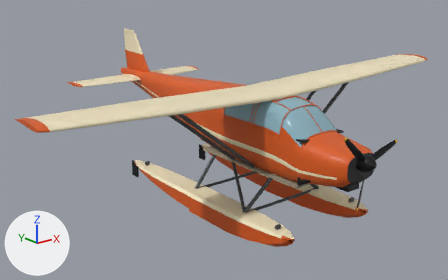
The glTF model public/models/seaplane/Petrel.glb as it was, and as the next commit left it.
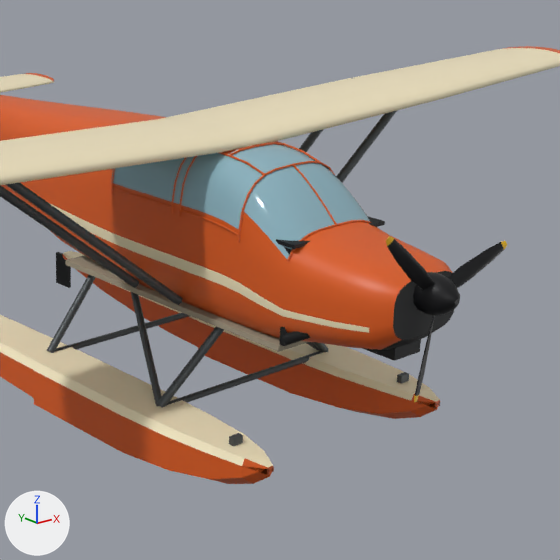
Old and new are each drawn whole from a 50 mm lens placed at (-9.74, -11.36, 6.43), pointed at (-0.01, 0.81, 1.57) and again close up on the part from 39% to 94% of the width and 12% to 100% of the height. Lighting does not change. The marker at lower left points along +X, +Y and +Z. The first two pictures are the older version. Vertices at exactly the same position are counted once.

The scene before the commit, as lines of its bpy script (objects in view):
```python
me_floatl = bpy.data.meshes.new('FloatL')
me_floatl.from_pydata(...)  # 143 vertices, 270 faces; spans x 0.85..1.55, y -3.02..3.54, z 0.0..0.7
# faces by material slot: [166, 68, 12, 24]
me_floatl.materials.append(mat_seaplanejade)  # orange #db5c19
me_floatl.materials.append(mat_seaplanecream)  # beige #f2e5c2
me_floatl.materials.append(mat_seaplanedark)  # black #141719
me_floatl.materials.append(mat_seaplanestrut)  # dark grey #525759
me_floatr = bpy.data.meshes.new('FloatR')
me_floatr.from_pydata(...)  # 143 vertices, 270 faces; spans x -1.55..-0.85, y -3.02..3.54, z 0.0..0.7
# faces by material slot: [166, 68, 12, 24]
me_floatr.materials.append(mat_seaplanejade)  # orange #db5c19
me_floatr.materials.append(mat_seaplanecream)  # beige #f2e5c2
me_floatr.materials.append(mat_seaplanedark)  # black #141719
me_floatr.materials.append(mat_seaplanestrut)  # dark grey #525759
me_struts = bpy.data.meshes.new('Struts')
me_struts.from_pydata(...)  # 174 vertices, 300 faces; spans x -2.89..2.89, y -1.59..0.59, z 0.57..3.29
me_struts.materials.append(mat_seaplanestrut)  # dark grey #525759
me_tail = bpy.data.meshes.new('Tail')
me_tail.from_pydata(...)  # 148 vertices, 288 faces; spans x -2.16..2.16, y 4.28..5.81, z 2.58..3.98
# faces by material slot: [144, 144]
me_tail.materials.append(mat_seaplanejade)  # orange #db5c19
me_tail.materials.append(mat_seaplanecream)  # beige #f2e5c2
ob_floatl = bpy.data.objects.new('FloatL', me_floatl)
ob_floatl.location = (0.0, 0.0, 0.0)
ob_floatr = bpy.data.objects.new('FloatR', me_floatr)
ob_floatr.location = (0.0, 0.0, 0.0)
ob_struts = bpy.data.objects.new('Struts', me_struts)
ob_struts.location = (0.0, 0.0, 0.0)
ob_tail = bpy.data.objects.new('Tail', me_tail)
ob_tail.location = (0.0, 0.0, 0.0)
# also in view: 'WingL' at (2.9, -0.7, 3.25); 'Cabin' at (0.0, -0.88, 1.95); 'WingR' at (-2.9, -0.7, 3.25); 'Propeller' at (0.1, -3.89, 2.06); 'Fuselage' at (0.0, 1.14, 2.23)
```
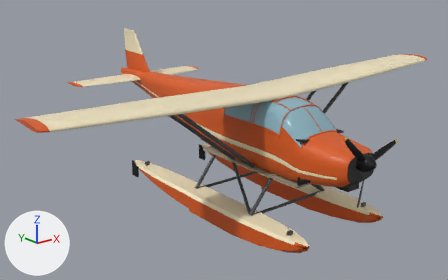
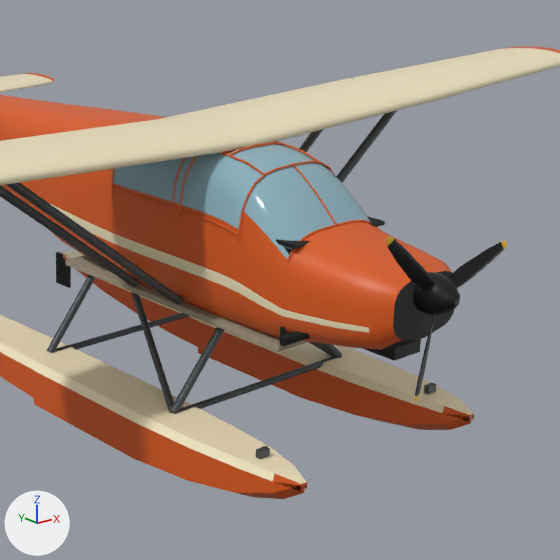
Pixel boxes [x1, y1, x2, y2] of what changed, in the close-ups (560 x 560 px; the box of a moved part takes in the faces that stretch with it):
```json
{"object": "FloatR", "change": "reshaped", "before": [0, 315, 274, 484], "after": [0, 315, 307, 499]}
{"object": "FloatL", "change": "reshaped", "before": [56, 251, 440, 419], "after": [56, 251, 474, 430], "on screen": "9% wider, 7% taller"}
{"object": "Struts", "change": "reshaped", "before": [0, 78, 397, 408], "after": [0, 78, 397, 414]}
{"part": 1, "of": "me_floatl", "change": "moved or reshaped", "before": [397, 372, 409, 383], "after": [424, 383, 437, 394]}
{"part": 2, "of": "me_floatl", "change": "moved or reshaped", "before": [198, 325, 440, 419], "after": [198, 325, 474, 430]}
{"part": 3, "of": "me_floatr", "change": "moved or reshaped", "before": [229, 433, 243, 446], "after": [256, 446, 270, 459]}
{"part": 4, "of": "me_floatr", "change": "moved or reshaped", "before": [121, 383, 274, 484], "after": [121, 383, 307, 499]}
{"part": 5, "of": "me_struts", "change": "moved or reshaped", "before": [167, 351, 323, 405], "after": [179, 356, 337, 412]}
{"part": 6, "of": "me_struts", "change": "moved or reshaped", "before": [130, 291, 328, 408], "after": [131, 292, 342, 414]}
```

Edits to the scene script, one JSON object a line:
```json
{"block": "me_floatl", "where": "# used by ob_floatl; location = (0.0, 0.0, 0.0)"}
{"op": "remove", "block": "me_floatl", "code": "me_floatl.from_pydata(...)  # 143 vertices, 270 faces; spans x 0.85..1.55, y -3.02..3.54, z 0.0..0.7"}
{"op": "add", "block": "me_floatl", "code": "me_floatl.from_pydata(...)  # 143 vertices, 270 faces; spans x 0.85..1.55, y -3.44..3.54, z 0.0..0.7"}
{"block": "me_floatl", "change": "me_floatl part 1: the loose piece of 8 vertices spanning x 1.14..1.26, y -2.58..-2.52, z 0.62..0.7 is moved by (0.0, -0.36, 0.0)"}
{"block": "me_floatl", "change": "me_floatl part 2: 55 of the vertices in x 0.85..1.55, y -3.02..-0.34, z 0.0..0.62 are scaled about the mesh origin by (1, 1.14, 1)"}
{"block": "me_floatr", "where": "# used by ob_floatr; location = (0.0, 0.0, 0.0)"}
{"op": "remove", "block": "me_floatr", "code": "me_floatr.from_pydata(...)  # 143 vertices, 270 faces; spans x -1.55..-0.85, y -3.02..3.54, z 0.0..0.7"}
{"op": "add", "block": "me_floatr", "code": "me_floatr.from_pydata(...)  # 143 vertices, 270 faces; spans x -1.55..-0.85, y -3.44..3.54, z 0.0..0.7"}
{"block": "me_floatr", "change": "me_floatr part 3: the loose piece of 8 vertices spanning x -1.26..-1.14, y -2.58..-2.52, z 0.62..0.7 is moved by (0.0, -0.36, 0.0)"}
{"block": "me_floatr", "change": "me_floatr part 4: 55 of the vertices in x -1.55..-0.85, y -3.02..-0.34, z 0.0..0.62 are scaled about the mesh origin by (1, 1.14, 1)"}
{"block": "me_struts", "where": "# used by ob_struts; location = (0.0, 0.0, 0.0)"}
{"op": "remove", "block": "me_struts", "code": "me_struts.from_pydata(...)  # 174 vertices, 300 faces; spans x -2.89..2.89, y -1.59..0.59, z 0.57..3.29"}
{"op": "add", "block": "me_struts", "code": "me_struts.from_pydata(...)  # 174 vertices, 300 faces; spans x -2.89..2.89, y -1.69..0.59, z 0.57..3.29"}
{"block": "me_struts", "change": "me_struts part 5: the loose piece of 14 vertices spanning x -1.2..1.2, y -1.48..-1.41, z 0.57..0.63 is moved by (0.0, -0.2, 0.0)"}
{"block": "me_struts", "change": "me_struts part 6: 38 of 174 vertices moved; they spanned x -1.23..1.23, y -1.59..-1.4, z 0.59..1.39 and now span x -1.24..1.24, y -1.69..-1.51, z 0.59..1.39; mean shift (0.0, -0.14, 0.0); largest move (1.23, -1.46, 0.65) -> (1.22, -1.67, 0.65)"}
```
